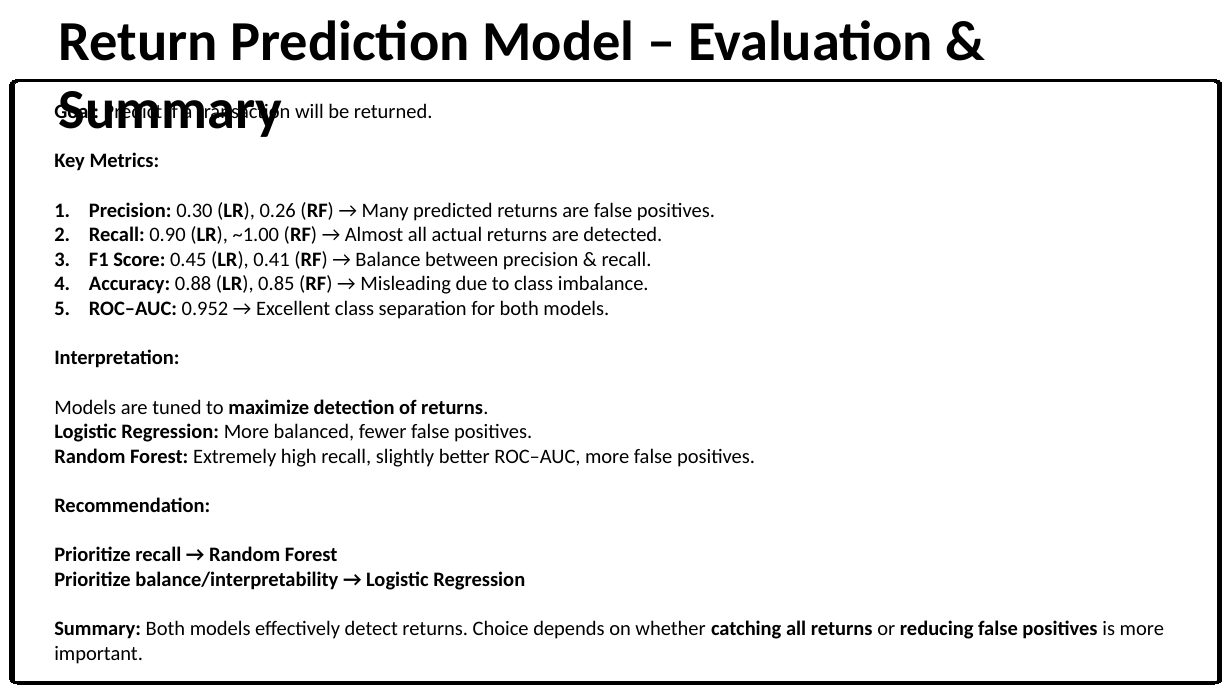
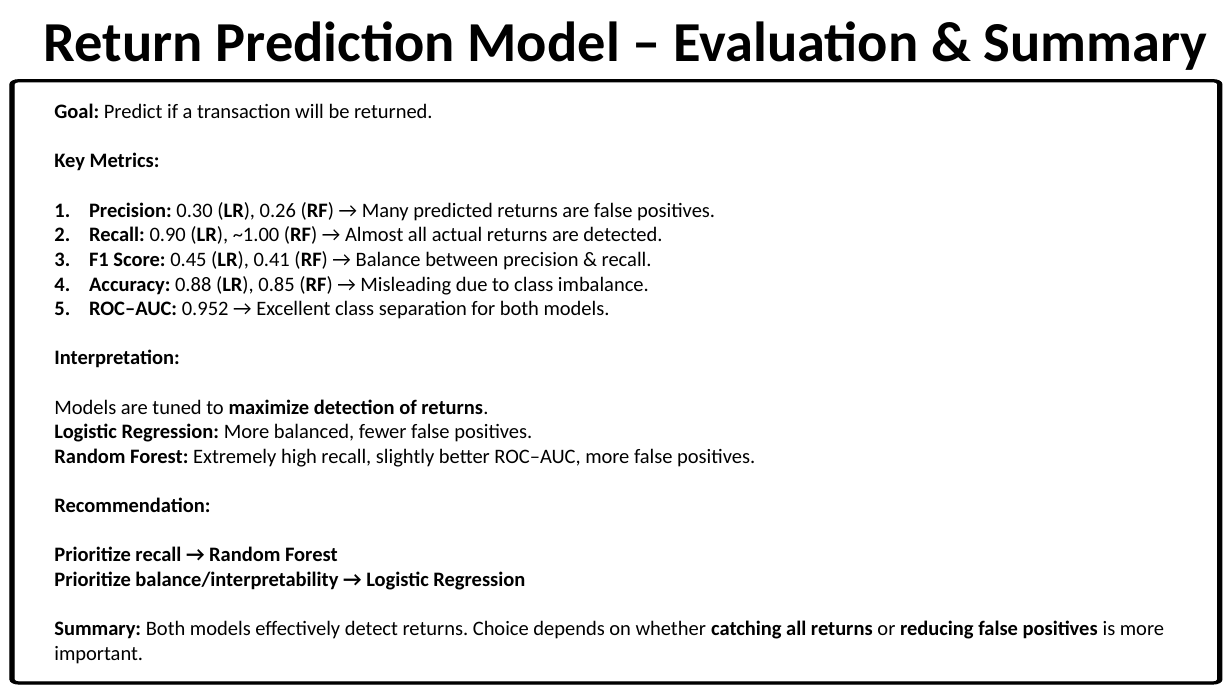
Before and after one commit to parvej1-7alam/WsCube-DAMP-ML-Capstone, a slide deck: slide 38 of Presentation/Capstone_PPT.pptx. Drawn at 1232x693 pixels with LibreOffice and Linux fonts; fonts in the diff are those of the drawing. Boxes give left, top, right and bottom in pixels: in the first picture for what was removed or moved away, otherwise in the second. Text is boxed around its words. In the diff, an @@ line names an element or a change of style, - is before the commit and + after.

```diff
--- a/Presentation/Capstone_PPT.pptx
+++ b/Presentation/Capstone_PPT.pptx
@@ text "Return Prediction Model – Evaluation ..." rewrapped from (59,20,933,137) to (44,21,1208,70) @@
```
Also in this commit, not shown: 34 other slides changed.
